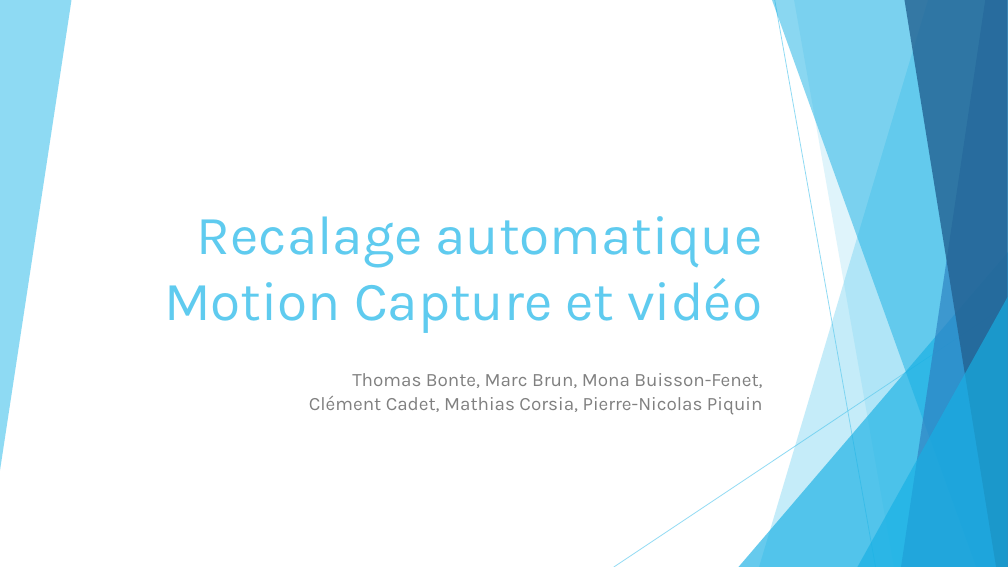
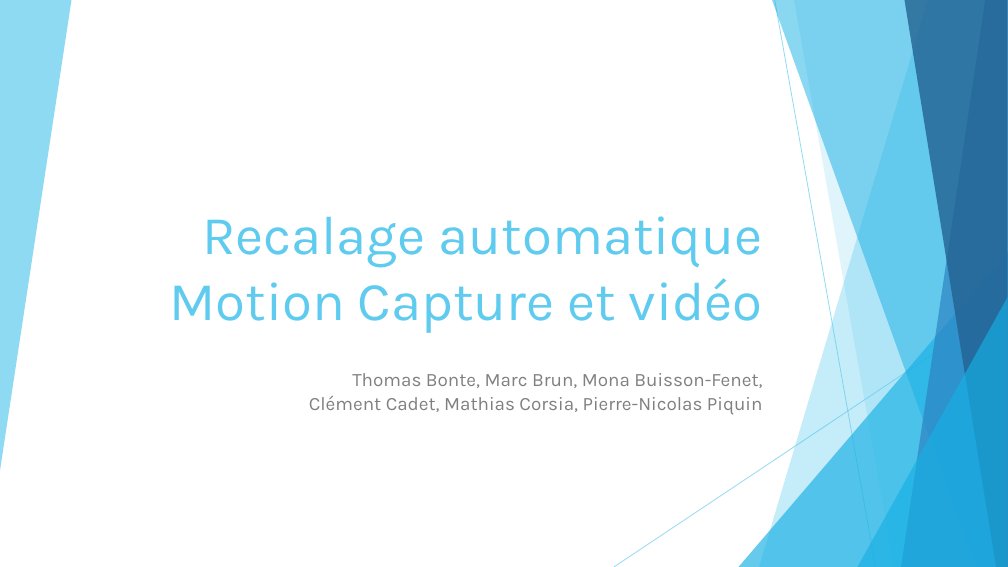
Before and after one commit to marc921/GesteIA, a slide deck: slide 1 of Présentation.pptx. Drawn at 1008x567 pixels with LibreOffice and Linux fonts; fonts in the diff are those of the drawing. Boxes give left, top, right and bottom in pixels: in the first picture for what was removed or moved away, otherwise in the second. Text is boxed around its words. In the diff, an @@ line names an element or a change of style, - is before the commit and + after.

```diff
--- a/Présentation.pptx
+++ b/Présentation.pptx
@@ title "Recalage automatique Motion Capture et ..." at <box>170,216,763,333</box>: size 52.4 to 52 pt @@
```
Also in this commit, not shown: 4 other slides changed, 4 other files.
